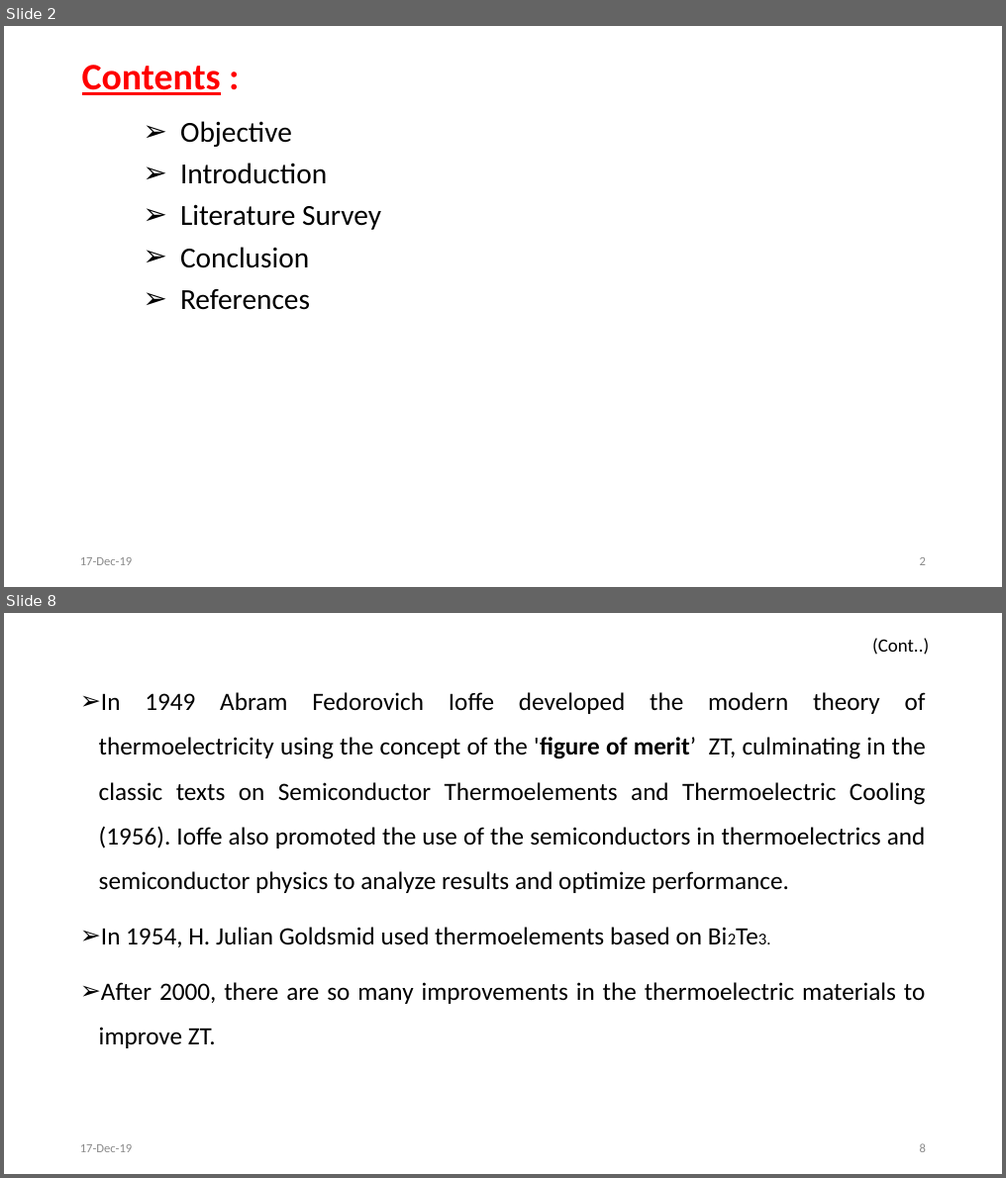
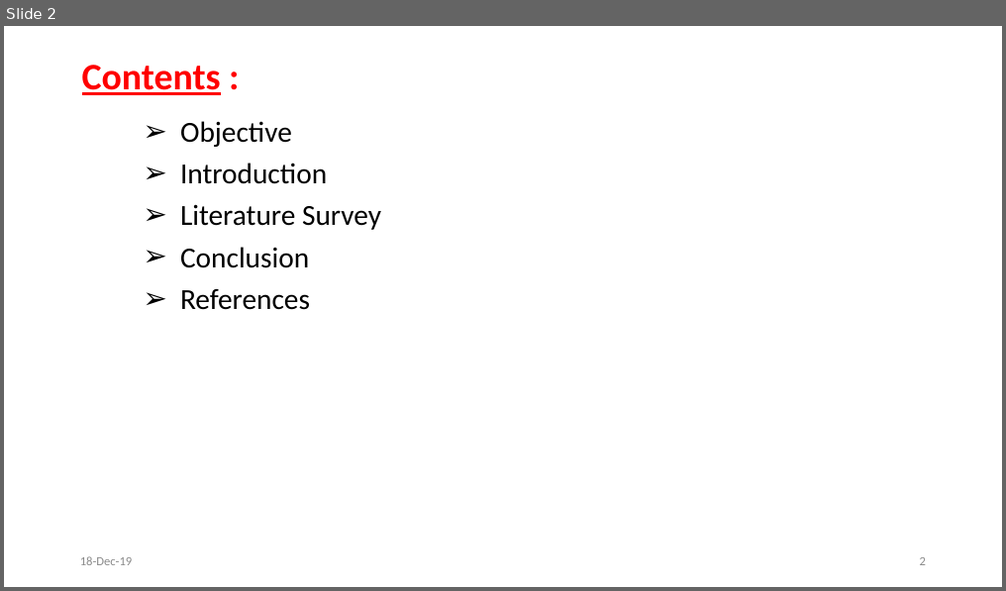
Before and after one commit to svec-final-year-project-eee/Project, a slide deck: First Review/First Oral Presentation.pptx. Shown one above the other, each under a label of ours: slides 2 and 8 before the commit, slide 2 after it; the slides between them are not shown. The pictures are 1006x1178 and 1006x591 pixels, drawn with LibreOffice and Linux fonts; fonts in the diff are those of the drawing. Boxes give left, top, right and bottom in pixels: in the first picture for what was removed or moved away, otherwise in the second. Text is boxed around its words. In the diff, an @@ line names an element or a change of style, - is before the commit and + after.

```diff
--- a/First Review/First Oral Presentation.pptx
+++ b/First Review/First Oral Presentation.pptx
@@ slide 8 removed at bbox=[4, 613, 1002, 1174], background #FFFFFF @@
@@ text removed at bbox=[872, 638, 929, 655] @@
-(Cont..)
@@ text removed at bbox=[99, 692, 926, 1049] @@
-➢ In 1949 Abram Fedorovich Ioffe developed the modern theory of thermoelectricity using the concept of the 'figure of merit’ ZT, culminating in the classic texts on Semiconductor Thermoelements and Thermoelectric Cooling (1956). Ioffe also promoted the use of the semiconductors in thermoelectrics and semiconductor physics to analyze results and optimize performance.
-➢ In 1954, H. Julian Goldsmid used thermoelements based on Bi2Te3.
-➢ After 2000, there are so many improvements in the thermoelectric materials to improve ZT.
@@ text removed at bbox=[80, 1145, 133, 1153] @@
-17-Dec-19
@@ page number removed at bbox=[920, 1144, 926, 1153] @@
-8
@@ slide 2 changed as well @@
@@ text at bbox=[80, 557, 133, 566]: text changed @@
-17-Dec-19
+18-Dec-19
```
Also in this commit, not shown: 4 other slides changed, 5 slides added, 23 other slides removed.
